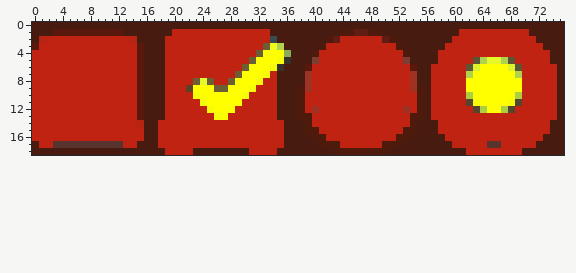
Two states of a sprite sheet, images/check_radio_sheet1.png. The picture above was drawn from the file before the commit.
The file is 76x19 pixels. Colours within 5 levels of each other are drawn and written as one.
The same view after the edit:
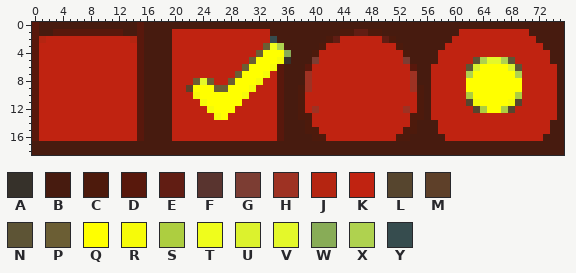
Palette (. is transparent): A #36312a  B #471b0f  C #4d1a0c  D #58180c  E #611d13  F #59342f  G #7c3d33  H #9e3223  J #b52511  K #c02311  L #56452e  M #5e4029  N #5d5435  P #6b5e34  Q #ffff00  R #f6fb09  S #adce40  T #effd1c  U #dcf22d  V #e4f82a  W #88ac57  X #afd24f  Y #364c4e
Edits made:
Changed rows in their new state; - is an unchanged pixel.
first column x 0:
 0 D--------------D--------------------------------------------------------
 1 D--------------D--------------------------------------------------------
 2 D--------------D---B----------------------------------------------------
 3 -------------------B----------------------------------------------------
 4 D------------------B----------------------------------------------------
 5 D------------------B----------------------------------------------------
 6 D------------------B---------------D------------------------------------
 7 D------------------B---------------D------------------------------------
 8 D------------------B---------------D------------------------------------
 9 D------------------B---------------D------------------------------------
10 D------------------B---------------D------------------------------------
11 D------------------B---------------D------------------------------------
12 D------------------B---------------D------------------------------------
13 D------------------B---------------D------------------------------------
14 D--------------D--BB---------------D------------------------------------
15 D--------------D--BB---------------D------------------------------------
16 D--------------D--BB---------------D------------------------------------
17 -BBBBBBBBBBBBBB---BBBBBBBBBBBBBBBBBB-----BBBBBBBBBBBB-------BBBBBBBBBBBB
18 -------------------BBBB--------BBBB--------BBBBBBBB-----------BBBBBBBB--
Pixel boxes of the changes (left, top, right, bottom) in both pictures:
changed: (32, 22, 284, 155)
changed: (319, 141, 403, 155)
changed: (452, 141, 536, 155)
